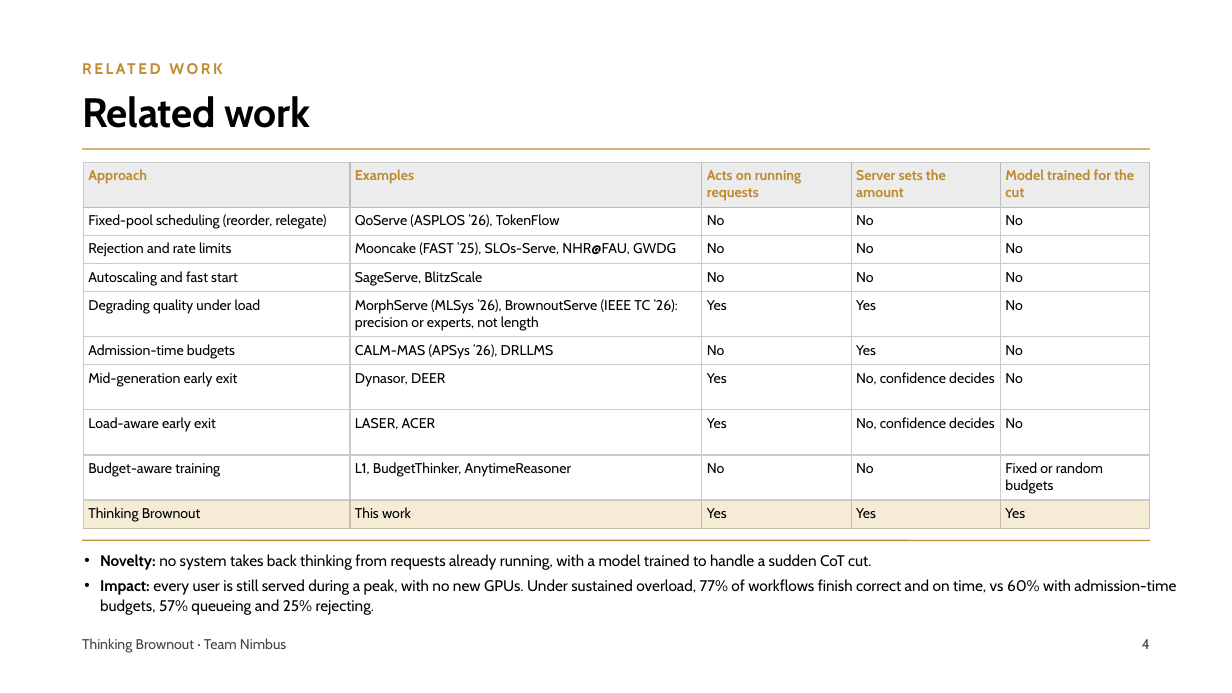
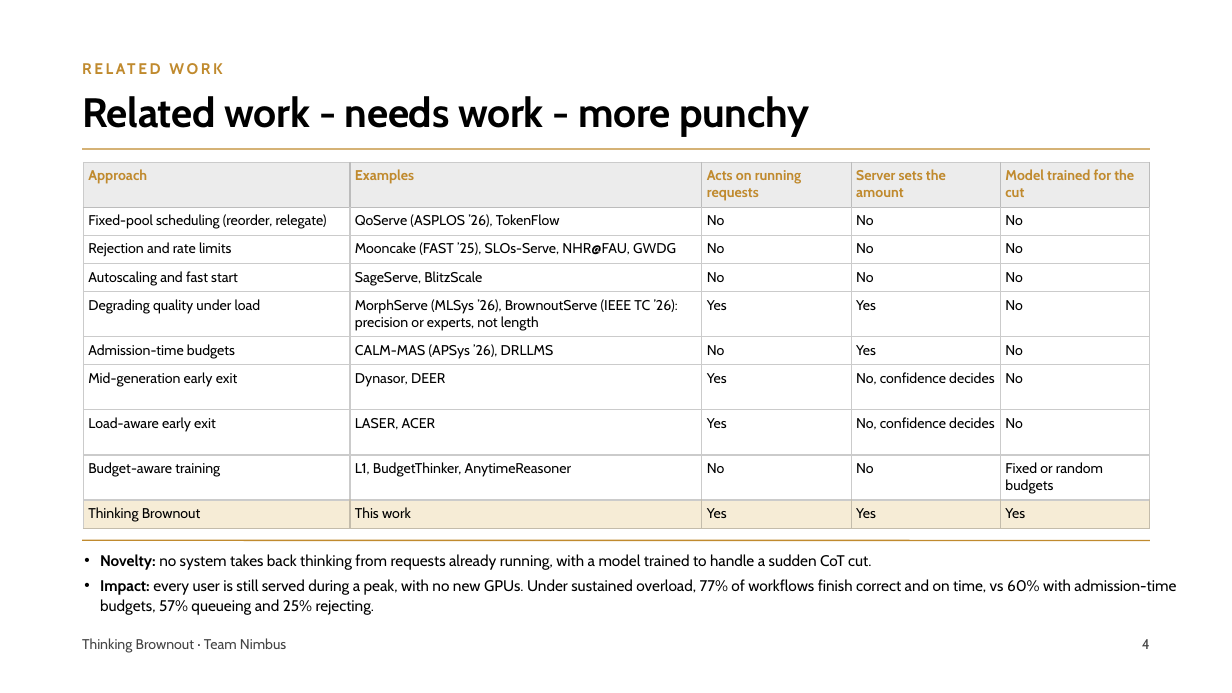
Before and after one commit to pyangyu/team1_nimbus_copy, a slide deck: slide 4 of Symposium Slides.pptx. Drawn at 1232x693 pixels with LibreOffice and Linux fonts; fonts in the diff are those of the drawing. Boxes give left, top, right and bottom in pixels: in the first picture for what was removed or moved away, otherwise in the second. Text is boxed around its words. In the diff, an @@ line names an element or a change of style, - is before the commit and + after.

```diff
--- a/Symposium Slides.pptx
+++ b/Symposium Slides.pptx
@@ title at [82, 96, 809, 137]: text changed @@
-Related work
+Related work - needs work - more punchy
```
Also in this commit, not shown: 2 other slides changed.
